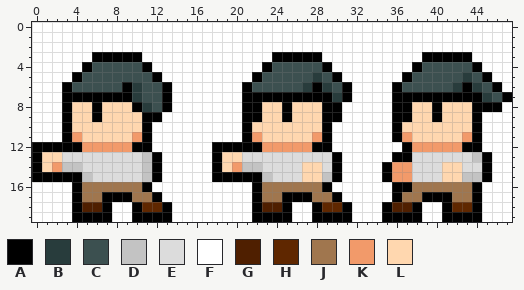
Two versions of one pixel-art sprite, img/enemies/basic/punchLeft.png. Above is the file before it was changed.
The file is 48x20 pixels.
Palette (. is transparent): A #000000  B #283c3c  C #3c5050  D #c3c3c3  E #dcdcdc  F #ffffff  G #4f1f00  H #5f2700  J #a0764e  K #f29a6a  L #ffd7af
After the commit:
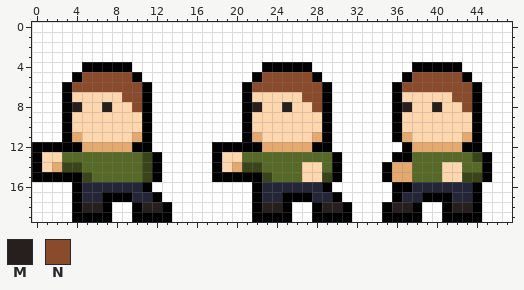
Colours new in this view: M #271f1e  N #8a4a2c
Difference:
colour D: #c3c3c3 -> #394519
colour E: #dcdcdc -> #576927
colour J: #a0764e -> #242638
colour K: #f29a6a -> #e3a96f
y 3: x 6..10 AAAAA -> FFFFF; x 24..28 AAAAA -> FFFFF; x 39..43 AAAAA -> FFFFF
y 4: x 6..11 CCCCCA -> AAAAFF; x 24..29 CCCCCA -> AAAAFF; x 39..44 CCCCCA -> AAAAFF
y 5: x 5..12 CCCCCCCA -> NNNNNAFF; x 23..30 CCCCCBCA -> NNNNNAFF; x 38..45 CCCCCBCA -> NNNNNAFF
y 6: x 4..13 CCCCCABCCA -> NNNNNNNAFF; x 22..31 CCCCCBABCA -> NNNNNNNAFF; x 37..46 CCCCCBABCA -> NNNNNNNAFF
y 7: x 4..13 AAAAAABCCA -> LLLLLNNAFF; x 22..28 AAAAAAA -> LLLLLNN; x 30..31 BA -> FF; x 37..43 AAAAAAA -> LLLLLNN; x 45..47 BCA -> FFF
y 8: x 4 L -> M; x 6..7 AL -> LM; x 10..13 ABCA -> NAFF; x 22 A -> M; x 25 A -> M; x 28 L -> N; x 30 A -> F; x 37 A -> M; x 40 A -> M; x 43 L -> N; x 45..46 AA -> FF
y 9: x 6 A -> L; x 12 A -> F; x 22 A -> L; x 25 A -> L; x 30 A -> F; x 37 A -> L; x 40 A -> L
y 18: x 5..6 GG -> MM; x 11..12 HH -> MM; x 23..24 GG -> MM; x 29..30 HH -> MM; x 36..37 GG -> MM; x 42..43 HH -> MM
